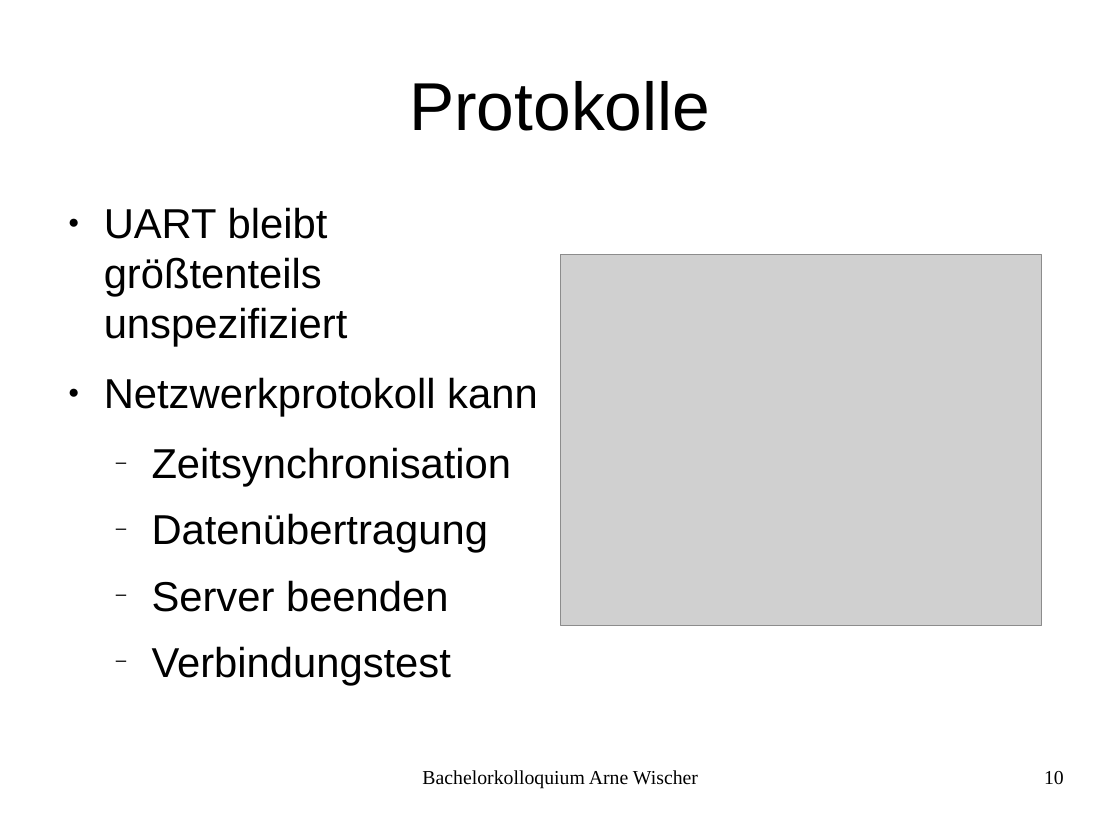
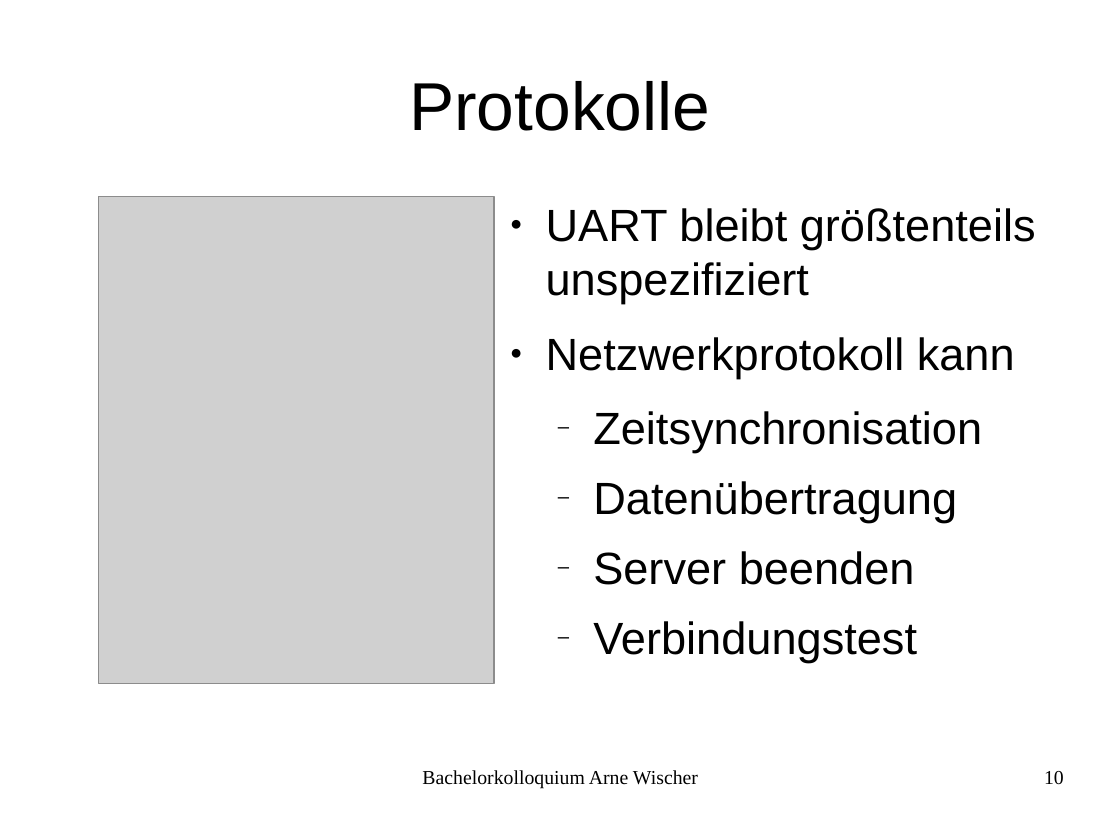
Before and after one commit to fettlaus/Kolloq, a slide deck: slide 10 of Kolloq.odp. Drawn at 1120x840 pixels with LibreOffice and Linux fonts; fonts in the diff are those of the drawing; grey boxes stand for pictures. Boxes give left, top, right and bottom in pixels: in the first picture for what was removed or moved away, otherwise in the second. Text is boxed around its words. In the diff, an @@ line names an element or a change of style, - is before the commit and + after.

```diff
--- a/Kolloq.odp
+++ b/Kolloq.odp
@@ picture: place and size @@
-picture at [561, 255, 1042, 626]
+picture at [99, 196, 494, 684]
@@ text "UART bleibt größtenteils unspezifiziert": place and size @@
-text "UART bleibt größtenteils unspezifiziert" at [104, 207, 538, 685]
+text "UART bleibt größtenteils unspezifiziert" at [546, 208, 1036, 663]
@@ text "UART bleibt größtenteils unspezifiziert" at [546, 208, 1036, 663]: size 29.6 to 32 pt @@
```
Also in this commit, not shown: 8 other slides changed, 4 other files.
